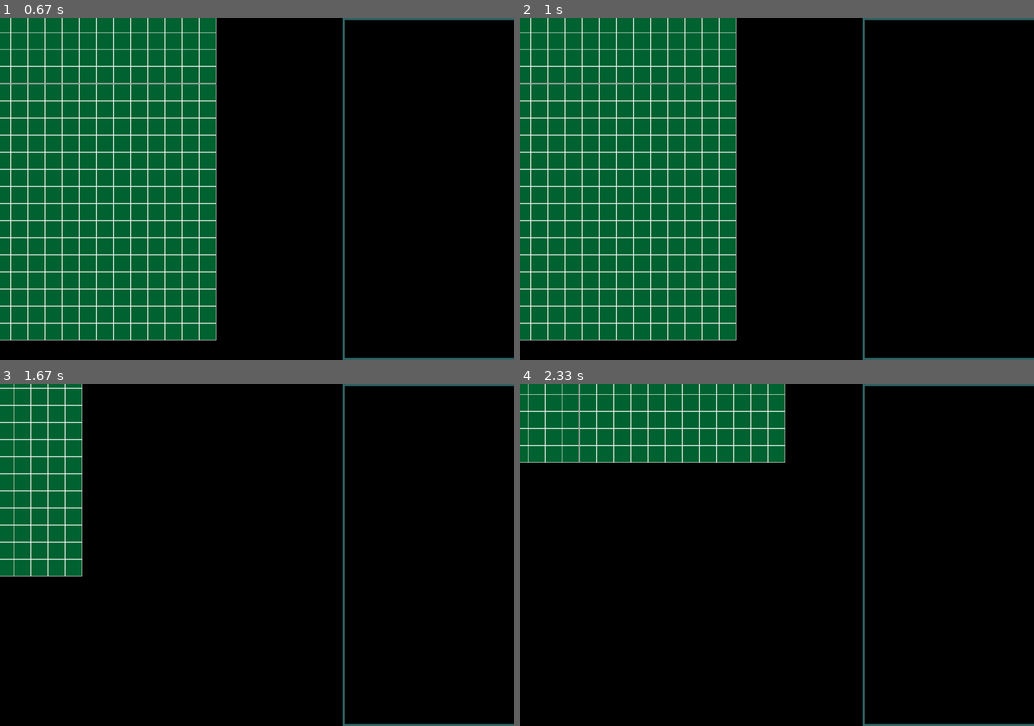
Above: before the commit, frames 1-4 (two rows, left to right).
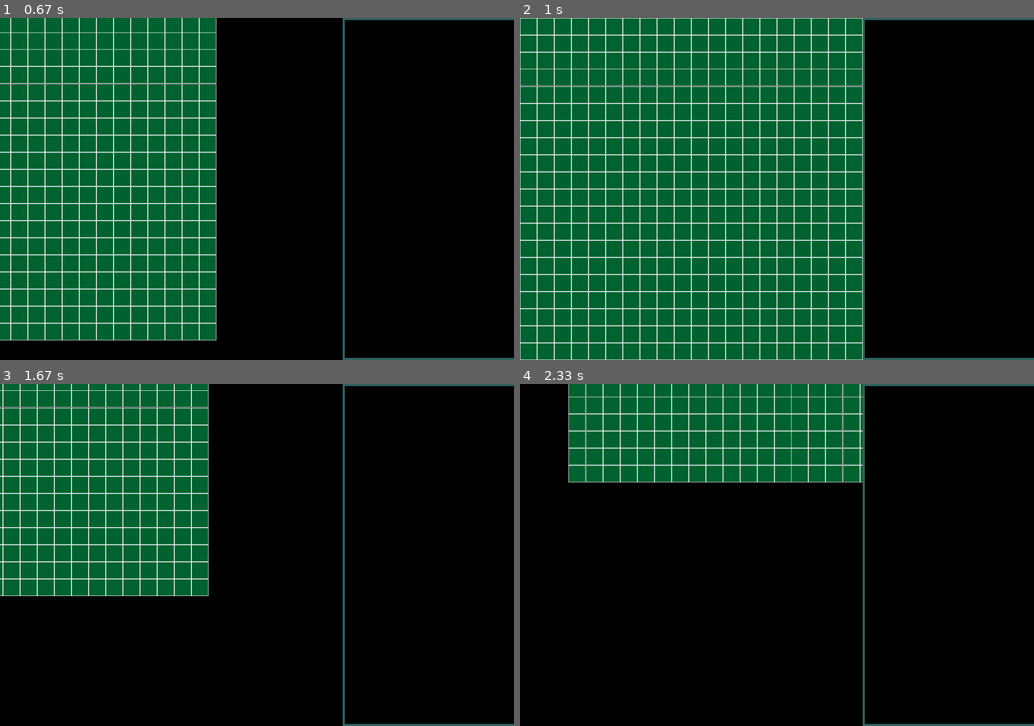
Above: after the commit, the same moments.

Repository: LeoBasov/live-sim
Game: pygame game, started from app/gui_with_map/main.py
The game is run twice, just before and just after one commit, with the same random seed, the same clock (stepped at 60 frames per second) and the same inputs.
Inputs (mouse positions are in pixels of both pictures, inside the frame that each line leads up to):
- Up to frame 1 (0.67 s): press the mouse at (262, 209) at 0.37 s; move the mouse to (195, 202) at 0.47 s; release the mouse at (133, 192) at 0.6 s
- Up to frame 2 (1 s): hold R from 0.67 s (still down); move the mouse to (828, 264) at 0.7 s
- Up to frame 3 (1.67 s): release R at 1.13 s; press the mouse at (262, 575) at 1.2 s; move the mouse to (195, 534) at 1.3 s; release the mouse at (133, 486) at 1.43 s; press the mouse at (262, 575) at 1.53 s; move the mouse to (251, 537) at 1.63 s
- Up to frame 4 (2.33 s): release the mouse at (761, 496) at 1.77 s; press the mouse at (782, 575) at 1.87 s; move the mouse to (828, 555) at 1.97 s; release the mouse at (879, 527) at 2.1 s; press the mouse at (782, 575) at 2.2 s; move the mouse to (869, 551) at 2.3 s

Frame 1 is identical in both runs. In frame 2, 38% of the frame differs, in the area x 0-67%, y 0-100%; in frame 3, 19%; in frame 4, 12%.

Commit message:
added view reset.

Diff:
--- a/app/gui_with_map/graphics.py
+++ b/app/gui_with_map/graphics.py
@@ -2,32 +2,52 @@
 from pygame.locals import *
 
 class Scroller:
-	def __init__(self):
+	def __init__(self, scaling_factor = 1.0):
 		self.active = False
+		self.reset = False
 		self.pos_old = [0.0, 0.0]
 		self.pos_new = [0.0, 0.0]
+		self.total_offset = [0.0, 0.0]
+		self.scaling_factor = scaling_factor
 
 	def handle_events(self, events):
 		for event in events:
 			if event.type == MOUSEBUTTONDOWN and event.button == 1:
 				self.active = True
 				self.pos_old = pygame.mouse.get_pos()
-			if event.type == MOUSEBUTTONUP:
+			elif event.type == MOUSEBUTTONUP:
 				if event.button == 1:
 					self.active = False
 
-	def scroll(self, world, scaling_factor):
+			if event.type == KEYDOWN and event.key == K_r:
+				self.reset = True
+
+	def process(self, world):
+		self._reset(world)
+		self._scroll(world)
+
+	def _scroll(self, world):
 		scrolled_dist = [0.0, 0.0]
 
 		if self.active:
 			self.pos_new = pygame.mouse.get_pos()
 
-			scrolled_dist[0] = (self.pos_new[0] - self.pos_old[0])/scaling_factor
-			scrolled_dist[1] = (self.pos_new[1] - self.pos_old[1])/scaling_factor
+			scrolled_dist[0] = (self.pos_new[0] - self.pos_old[0])/self.scaling_factor
+			scrolled_dist[1] = (self.pos_new[1] - self.pos_old[1])/self.scaling_factor
+
+			self.total_offset[0] -= scrolled_dist[0]
+			self.total_offset[1] -= scrolled_dist[1]
 
 			self.pos_old = self.pos_new
 
 			self._move_world(world, scrolled_dist)
+
+	def _reset(self, world):
+		if self.reset:
+			self._move_world(world, self.total_offset)
+
+			self.reset = False
+			self.total_offset = [0.0, 0.0]
 
 	def _move_world(self, world, scrolled_dist):
 		for row in world.tiles:
--- a/app/gui_with_map/main.py
+++ b/app/gui_with_map/main.py
@@ -28,7 +28,7 @@
 
 	#Set up stuff
 	scaling_factor = get_scaling_factor(game_map)
-	scroller = graphics.Scroller()
+	scroller = graphics.Scroller(scaling_factor)
 
 	while True: # the main game loop
 		events = pygame.event.get()
@@ -40,7 +40,7 @@
 				sys.exit()
 
 		#prework graphics
-		scroller.scroll(game_map, scaling_factor)
+		scroller.process(game_map)
 
 		#draw scenary
 		display_surf.fill((0, 0, 0))
